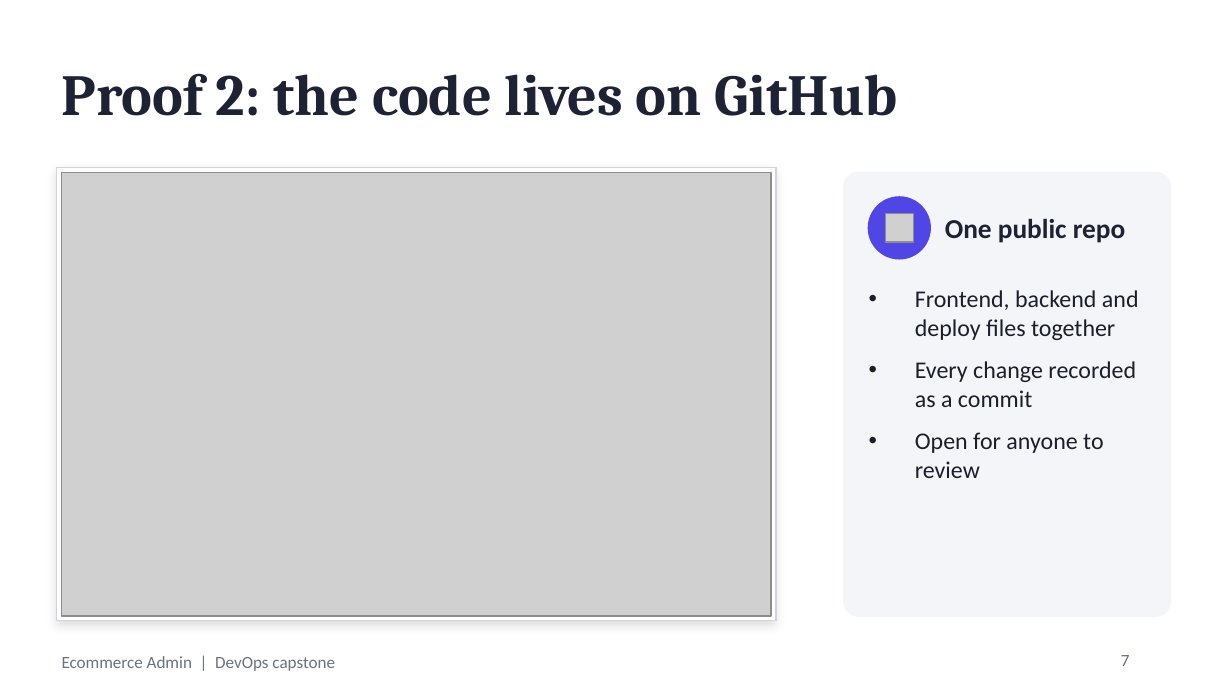
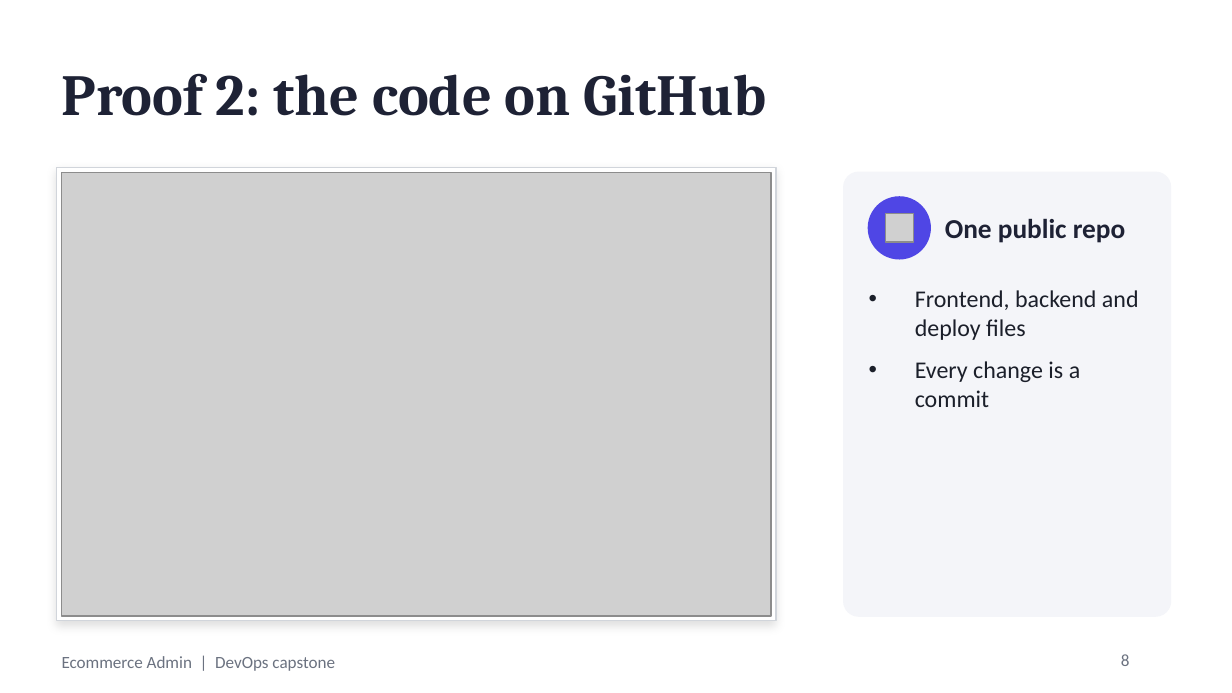
Before and after one commit to CRIMSONHydra/Devops-capstone, a slide deck: slide 8 of Ecommerce-Admin-DevOps-Capstone.pptx (slide 7 before the commit). Drawn at 1232x693 pixels with LibreOffice and Linux fonts; fonts in the diff are those of the drawing; grey boxes stand for pictures. Boxes give left, top, right and bottom in pixels: in the first picture for what was removed or moved away, otherwise in the second. Text is boxed around its words. In the diff, an @@ line names an element or a change of style, - is before the commit and + after.

```diff
--- a/Ecommerce-Admin-DevOps-Capstone.pptx
+++ b/Ecommerce-Admin-DevOps-Capstone.pptx
@@ title at box(62, 73, 766, 116): text changed @@
-Proof 2: the code lives on GitHub
+Proof 2: the code on GitHub
@@ text at box(915, 290, 1139, 407): text changed @@
-• Frontend, backend and deploy files together
-• Every change recorded as a commit
-• Open for anyone to review
+• Frontend, backend and deploy files
+• Every change is a commit
@@ page number at box(1121, 654, 1130, 666): text changed @@
-7
+8
```
Also in this commit, not shown: 11 other slides changed, 2 slides added, 3 other files.
